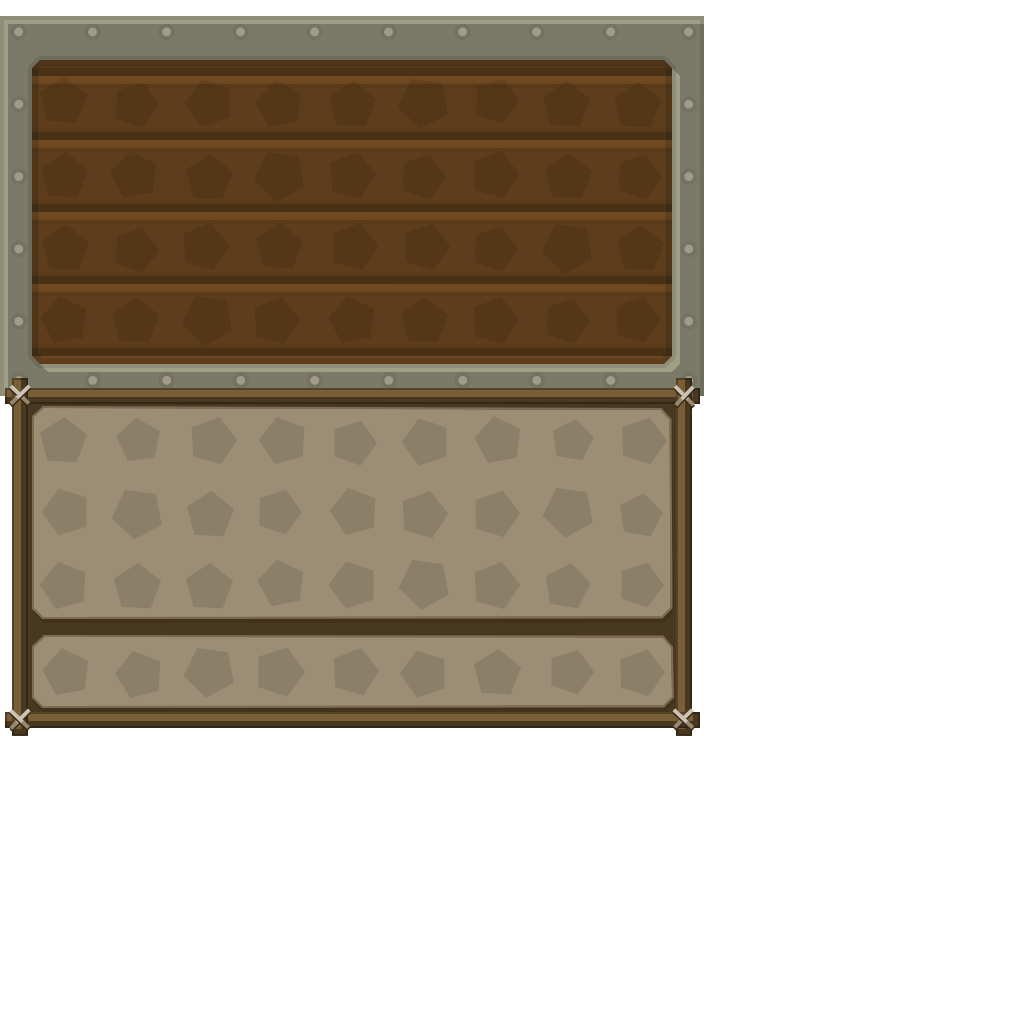
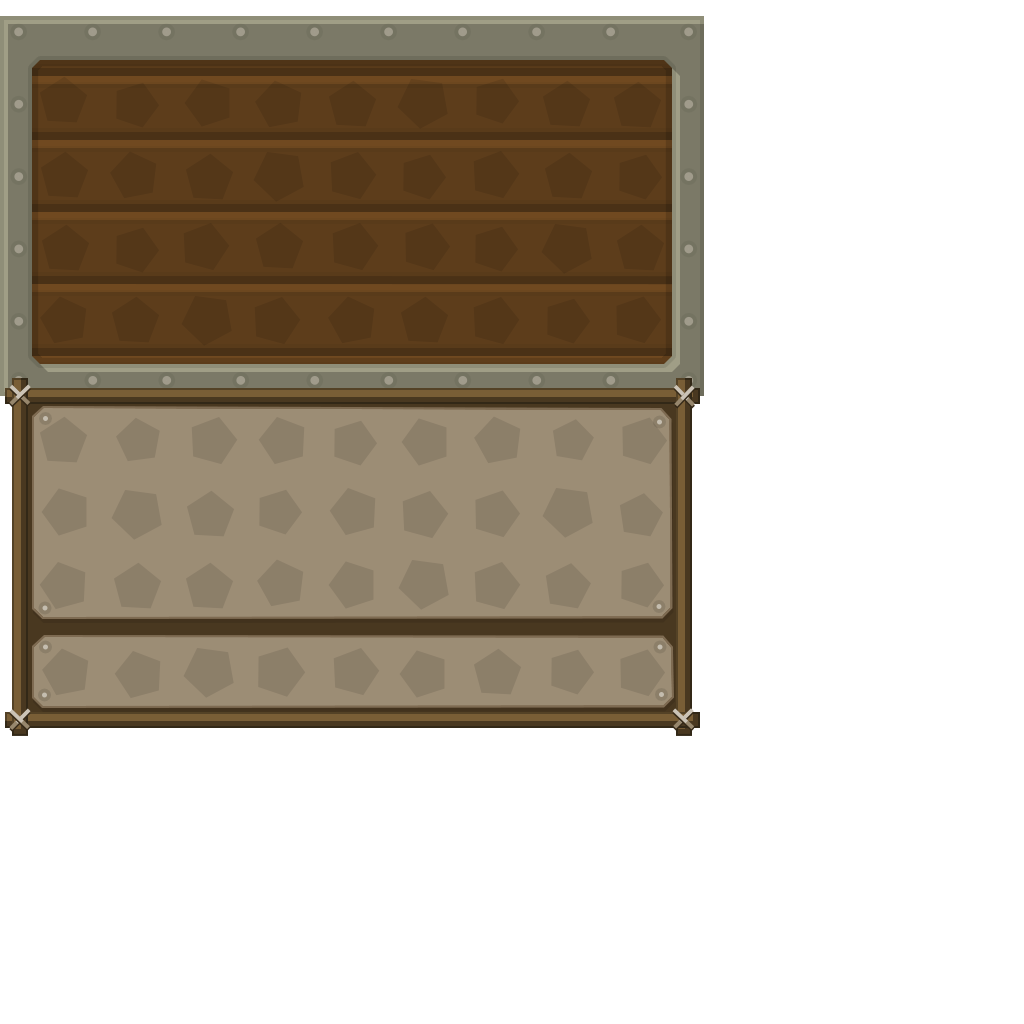
Before/after of a (1024, 1024) layered artwork. What changed in the layer stack:
added layer "Forme 21" in group "inventaire" over 42, 416, 664, 698
painted on "Forme 20", unmasked it over 39, 412, 668, 699
painted on "Forme 19", unmasked it over 38, 412, 668, 702
unmasked "Forme 14" over 38, 412, 668, 702
